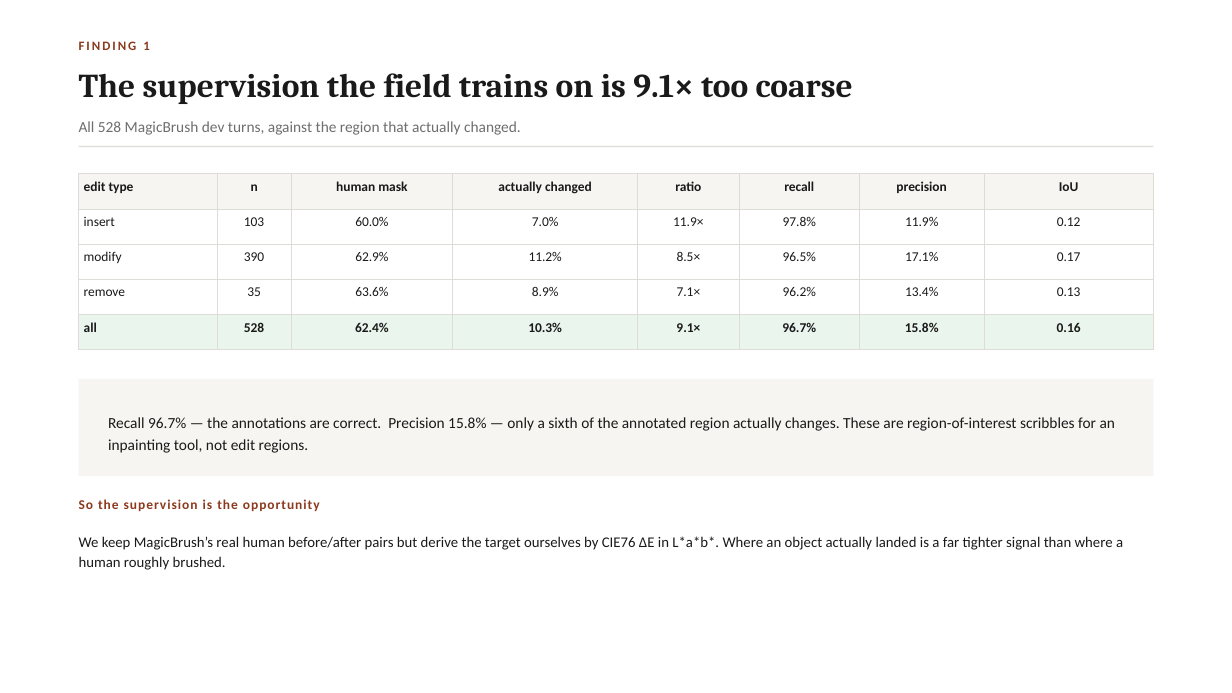
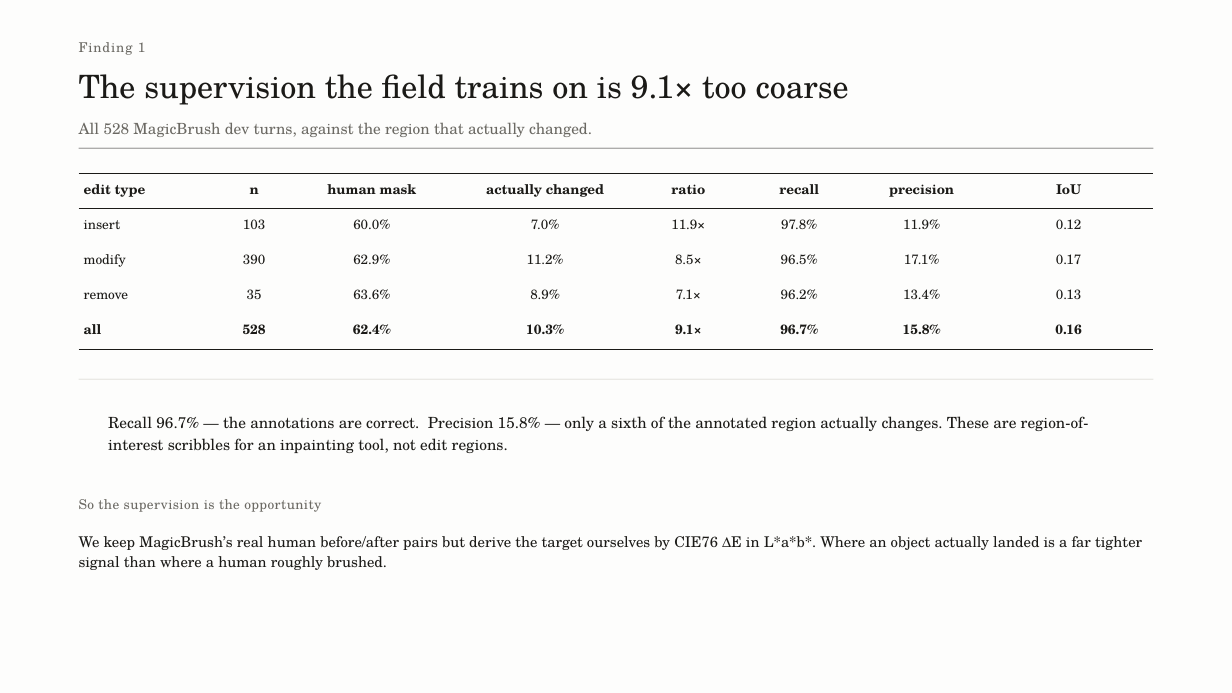
Before and after one commit to Amritha902/edit-region-prediction, a slide deck: slide 4 of deck/ISE_Review1_Final.pptx. Drawn at 1232x693 pixels with LibreOffice and Linux fonts; fonts in the diff are those of the drawing. Boxes give left, top, right and bottom in pixels: in the first picture for what was removed or moved away, otherwise in the second. Text is boxed around its words. In the diff, an @@ line names an element or a change of style, - is before the commit and + after.

```diff
--- a/deck/ISE_Review1_Final.pptx
+++ b/deck/ISE_Review1_Final.pptx
@@ background #FFFFFF to #FDFDFC @@
@@ text at box(79, 42, 145, 55): text changed; size 10 to 10.5 pt; font Calibri to TeX Gyre Schola; text colour #8C3A1E to #6B6963; bold off @@
-FINDING 1
+Finding 1
@@ text "The supervision the field trains ..." at box(79, 74, 849, 105): size 26 to 25 pt, font Cambria to TeX Gyre Schola, text colour #1A1A1A to #1B1A17, bold off @@
@@ text "All 528 MagicBrush dev turns, ..." at box(79, 122, 592, 137): font Calibri to TeX Gyre Schola, text colour #6E6E6E to #6B6963 @@
@@ rectangle at box(79, 148, 1153, 149): fill #DEDCD7 to #1B1A17 @@
@@ table at box(79, 174, 1153, 338) @@
@@ fill #F6F5F2 to none in row 1 @@
@@ fill #EAF5EE to none in row 5 @@
@@ font Calibri to TeX Gyre Schola, text colour #1A1A1A to #1B1A17 @@
@@ borders changed @@
@@ rectangle: place and size @@
-rectangle at box(79, 379, 1153, 476)
+rectangle at box(79, 379, 1153, 380)
@@ rectangle at box(79, 379, 1153, 380): fill #F6F5F2 to #C9C6BD @@
@@ text "Recall 96.7% — the annotations ..." at box(108, 416, 1089, 453): font Calibri to TeX Gyre Schola, text colour #1A1A1A to #1B1A17 @@
@@ text "So the supervision is the ..." at box(79, 499, 321, 512): font Calibri to TeX Gyre Schola, text colour #8C3A1E to #6B6963, letter spacing 0.8 to 0.3 pt, bold off @@
@@ text "We keep MagicBrush’s real human ..." at box(79, 536, 1142, 570): font Calibri to TeX Gyre Schola, text colour #1A1A1A to #1B1A17 @@
```
Also in this commit, not shown: 12 other slides changed, 5 other files.
